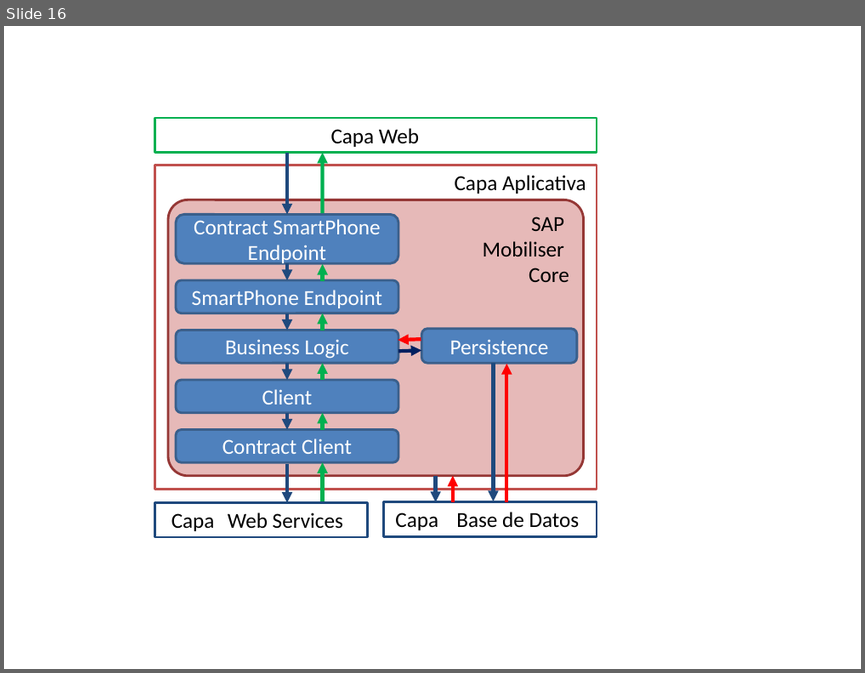
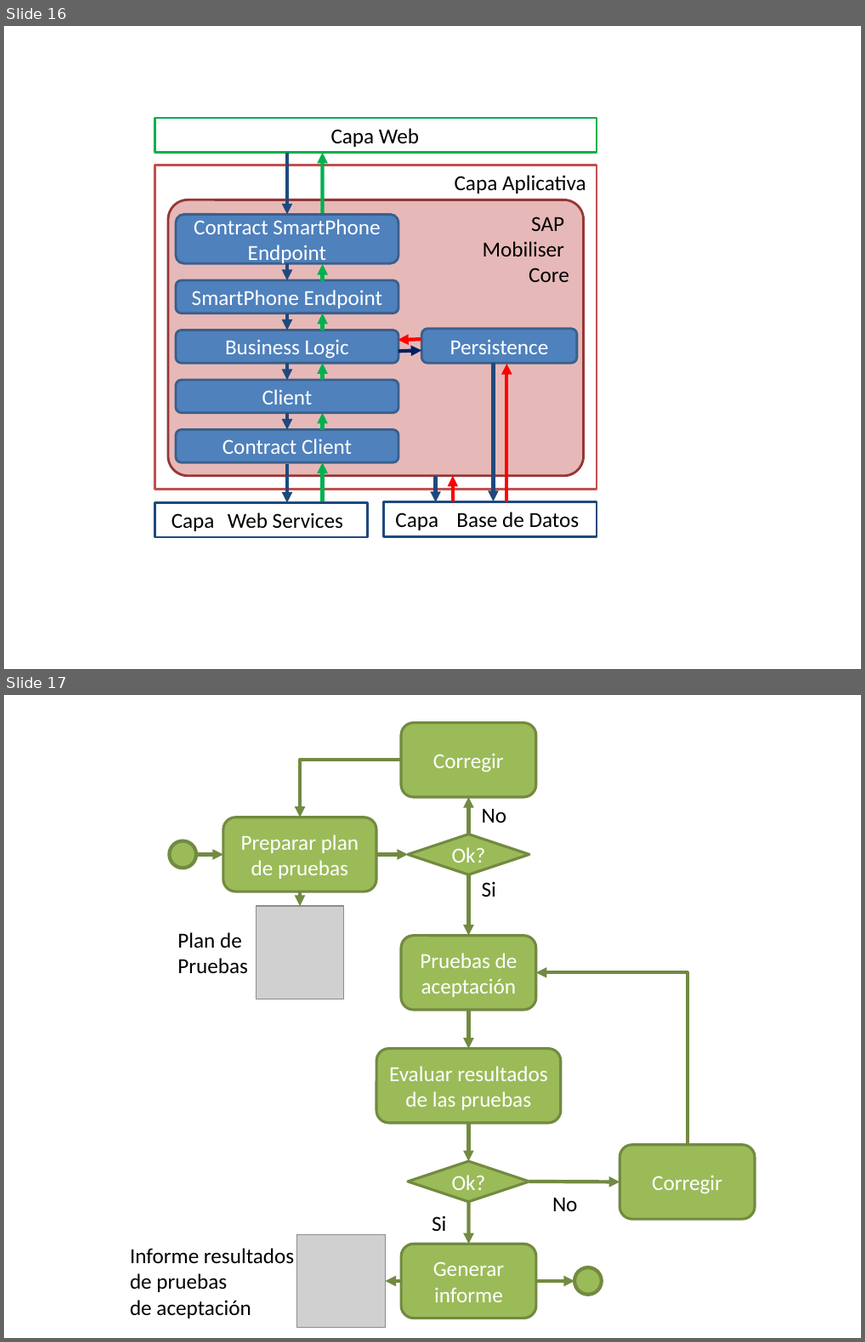
Before and after one commit to SergioCrda/TT2, a slide deck: Metodologia/dibujos.pptx. Shown one above the other, each under a label of ours: slide 16 before the commit, slides 16 and 17 after it. The pictures are 865x673 and 865x1342 pixels, drawn with LibreOffice and Linux fonts; fonts in the diff are those of the drawing; grey boxes stand for pictures. Boxes give left, top, right and bottom in pixels: in the first picture for what was removed or moved away, otherwise in the second. Text is boxed around its words. In the diff, an @@ line names an element or a change of style, - is before the commit and + after.

```diff
--- a/Metodologia/dibujos.pptx
+++ b/Metodologia/dibujos.pptx
@@ slide 17 added at [4,695,861,1338], background #FFFFFF @@
@@ rounded rectangle added at [401,722,535,797], fill #9BBB59, outline #738A42 2.25 pt, 18 pt, text #FFFFFF @@
+Corregir
@@ elbow arrow added from (401, 760) to (300, 817), #738A42 3 pt @@
@@ rounded rectangle added at [223,817,376,892], fill #9BBB59, outline #738A42 2.25 pt, 18 pt, text #FFFFFF @@
+Preparar plan de pruebas
@@ arrow added from (468, 834) to (468, 797), #738A42 3 pt @@
@@ text added at [482,808,507,823], 18 pt, text #000000 @@
+No
@@ ellipse added at [170,840,196,868], fill #9BBB59, outline #738A42 3 pt @@
@@ diamond added at [408,834,529,874], fill #9BBB59, outline #738A42 2.25 pt, 18 pt, text #FFFFFF @@
+Ok?
@@ arrow added from (196, 854) to (223, 854), #738A42 3 pt @@
@@ arrow added from (376, 854) to (408, 854), #738A42 3 pt @@
@@ arrow added from (300, 891) to (300, 906), #738A42 3 pt @@
@@ arrow added from (468, 875) to (468, 936), #738A42 3 pt @@
@@ text added at [482,881,496,896], 18 pt, text #000000 @@
+Si
@@ picture added at [256,906,344,998] @@
@@ text added at [177,932,248,974], 18 pt, text #000000 @@
+Plan de
+Pruebas
@@ rounded rectangle added at [401,936,535,1010], fill #9BBB59, outline #738A42 2.25 pt, 18 pt, text #FFFFFF @@
+Pruebas de aceptación
@@ elbow arrow added from (687, 1145) to (536, 973), #738A42 3 pt @@
@@ arrow added from (468, 1009) to (468, 1048), #738A42 3 pt @@
@@ rounded rectangle added at [376,1048,561,1123], fill #9BBB59, outline #738A42 2.25 pt, 18 pt, text #FFFFFF @@
+Evaluar resultados de las pruebas
@@ arrow added from (468, 1123) to (468, 1161), #738A42 3 pt @@
@@ rounded rectangle added at [620,1145,755,1219], fill #9BBB59, outline #738A42 2.25 pt, 18 pt, text #FFFFFF @@
+Corregir
@@ diamond added at [408,1161,529,1202], fill #9BBB59, outline #738A42 2.25 pt, 18 pt, text #FFFFFF @@
+Ok?
@@ arrow added from (468, 1202) to (468, 1243), #738A42 3 pt @@
@@ arrow added from (529, 1181) to (620, 1182), #738A42 3 pt @@
@@ text added at [552,1197,578,1211], 18 pt, text #000000 @@
+No
@@ text added at [432,1215,446,1231], 18 pt, text #000000 @@
+Si
@@ text added at [130,1247,294,1318], 18 pt, text #000000 @@
+Informe resultados
+de pruebas
+de aceptación
@@ picture added at [297,1234,386,1327] @@
@@ rounded rectangle added at [401,1243,535,1318], fill #9BBB59, outline #738A42 2.25 pt, 18 pt, text #FFFFFF @@
+Generar informe
@@ arrow added from (401, 1281) to (386, 1281), #738A42 3 pt @@
@@ arrow added from (536, 1281) to (574, 1281), #738A42 3 pt @@
@@ ellipse added at [574,1267,602,1294], fill #9BBB59, outline #738A42 3 pt @@
```
Also in this commit, not shown: 1 slide changed, 1 other file.
